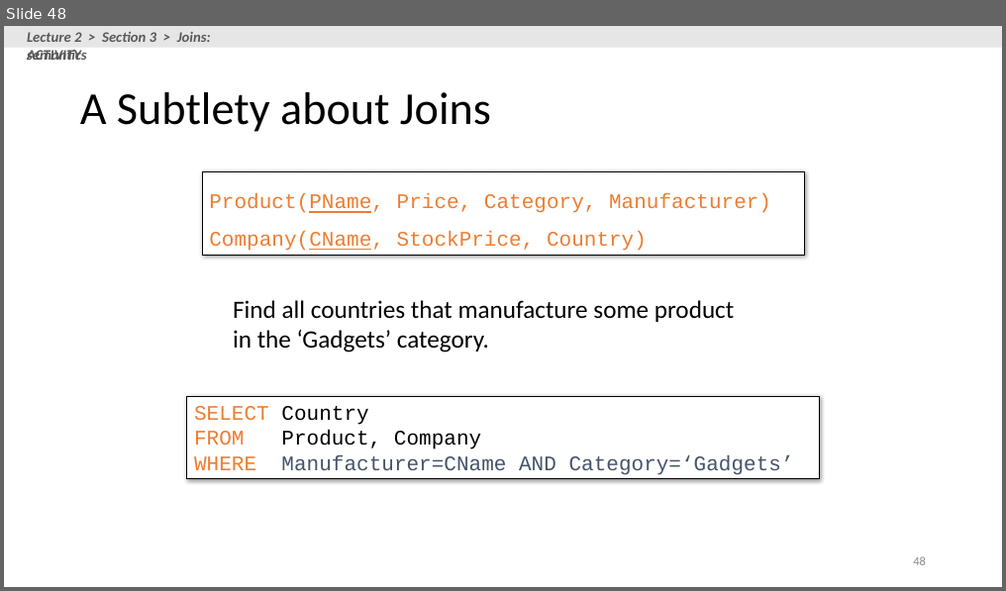
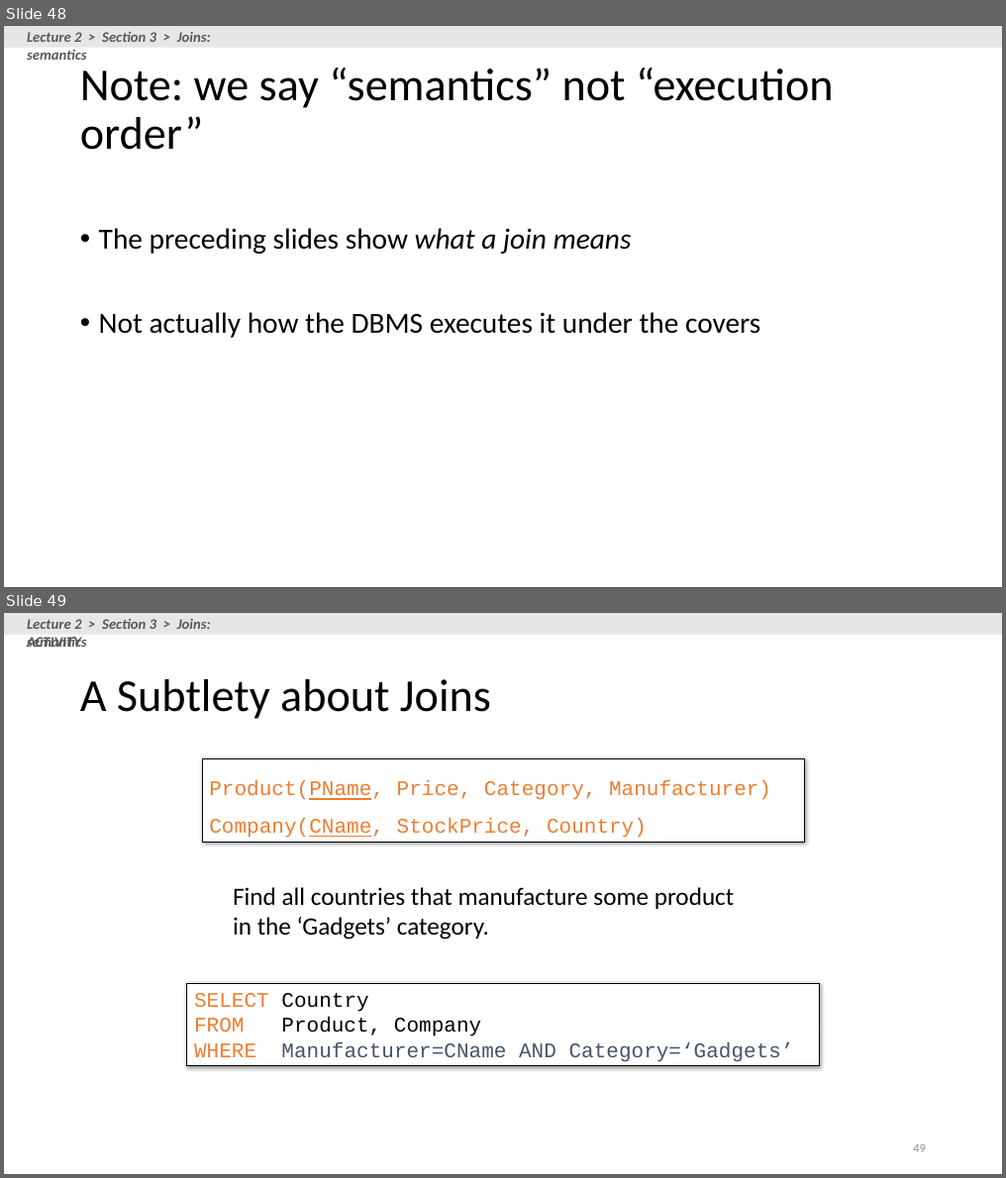
Before and after one commit to XIEQ/cs145-notebooks, a slide deck: lecture-2-3/Lecture_2_3_SQL.pptx. Shown one above the other, each under a label of ours: slide 48 before the commit, slides 48 and 49 after it. The pictures are 1006x591 and 1006x1178 pixels, drawn with LibreOffice and Linux fonts; fonts in the diff are those of the drawing. Boxes give left, top, right and bottom in pixels: in the first picture for what was removed or moved away, otherwise in the second. Text is boxed around its words. In the diff, an @@ line names an element or a change of style, - is before the commit and + after.

```diff
--- a/lecture-2-3/Lecture_2_3_SQL.pptx
+++ b/lecture-2-3/Lecture_2_3_SQL.pptx
@@ slide 48 added at (4, 26, 1002, 587), background #FFFFFF @@
@@ rectangle added at (4, 26, 1002, 48), fill #E7E6E6 @@
@@ text added at (27, 32, 211, 60), 14 pt, text #595959, bold, italic @@
+Lecture 2 > Section 3 > Joins: semantics
@@ title added at (80, 68, 834, 150), 44 pt, text #000000 @@
+Note: we say “semantics” not “execution order”
@@ text added at (99, 228, 760, 338), 28 pt, text #000000 @@
+• The preceding slides show what a join means
+• Not actually how the DBMS executes it under the covers
@@ what was slide 48 is now slide 49 @@
```
Also in this commit, not shown: 2 slides changed, 1 other file.
